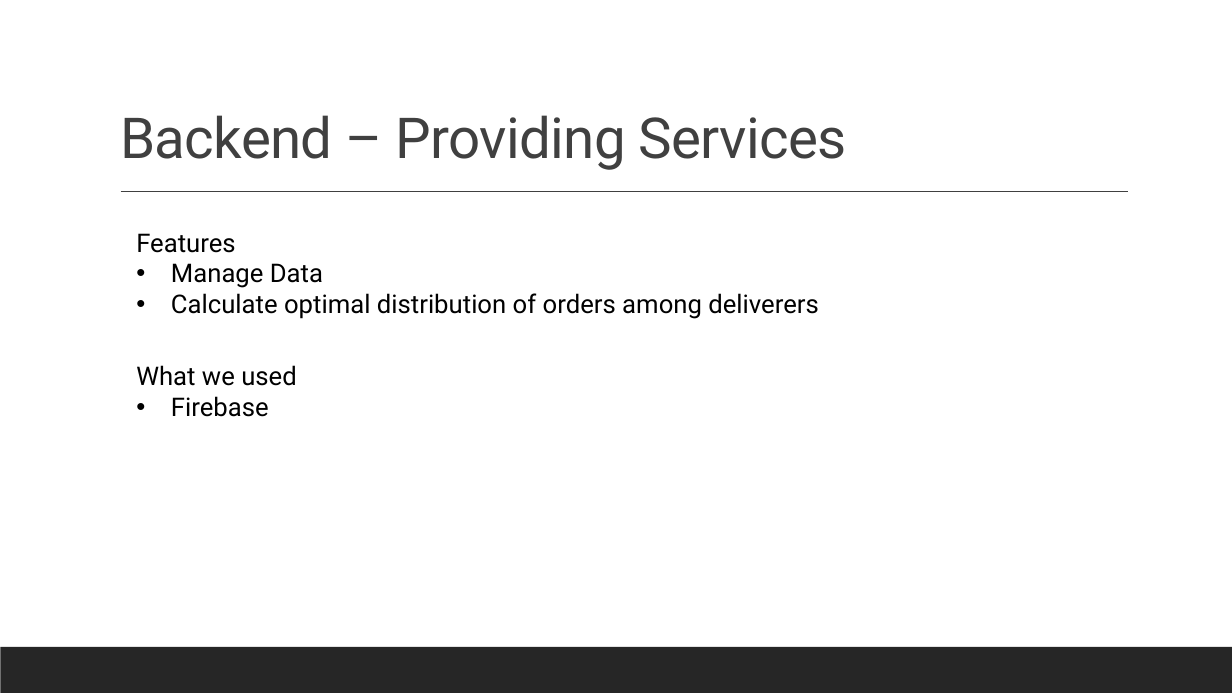
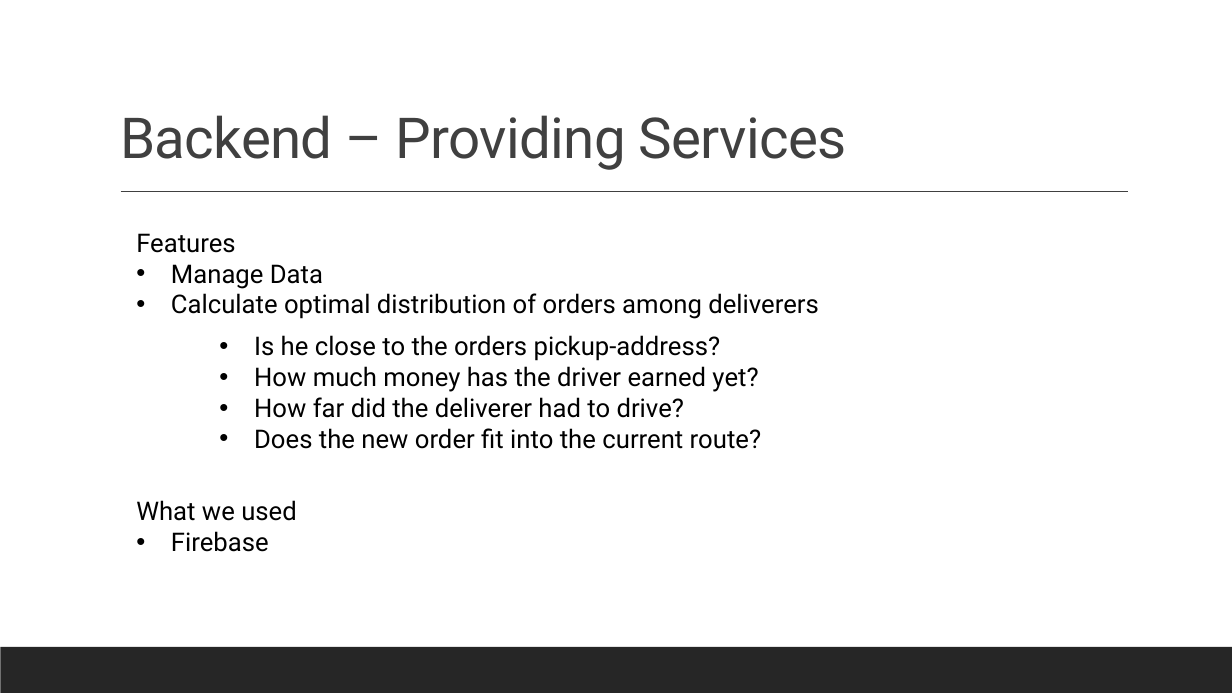
Before and after one commit to AlbinMamuti/PTV_BDI_B, a slide deck: slide 6 of Presentation.pptx (slide 4 before the commit). Drawn at 1232x693 pixels with LibreOffice and Linux fonts; fonts in the diff are those of the drawing. Boxes give left, top, right and bottom in pixels: in the first picture for what was removed or moved away, otherwise in the second. Text is boxed around its words. In the diff, an @@ line names an element or a change of style, - is before the commit and + after.

Commit message:
Presentation2

```diff
--- a/Presentation.pptx
+++ b/Presentation.pptx
@@ text added at (254, 335, 761, 449), 20 pt, text #000000 @@
+• Is he close to the orders pickup-address?
+• How much money has the driver earned yet?
+• How far did the deliverer had to drive?
+• Does the new order fit into the current route?
@@ text "What we used": place and size @@
-text "What we used" at (136, 365, 297, 417)
+text "What we used" at (136, 500, 297, 552)
```
Also in this commit, not shown: 2 other slides changed, 2 slides added.
